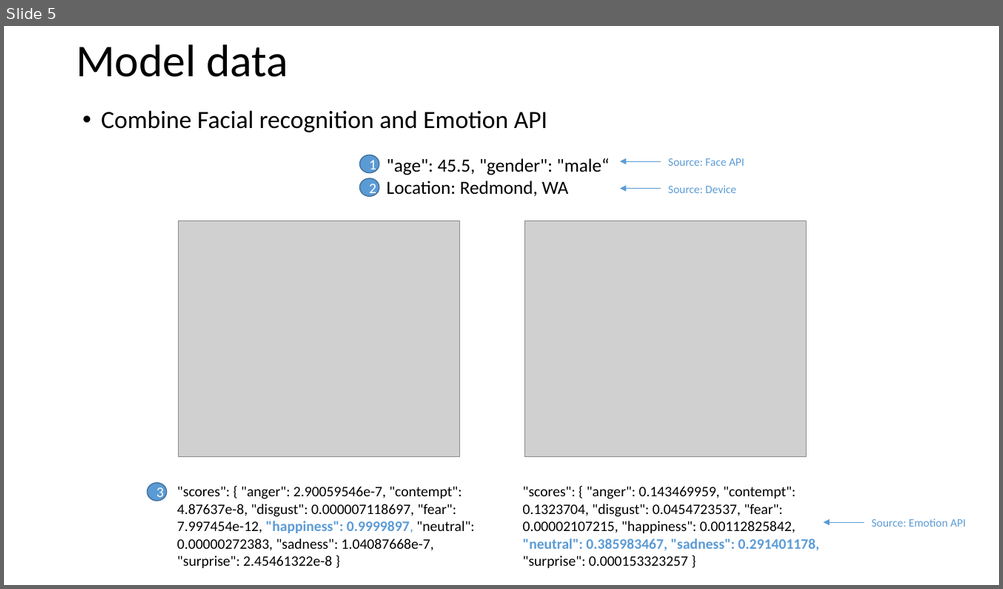
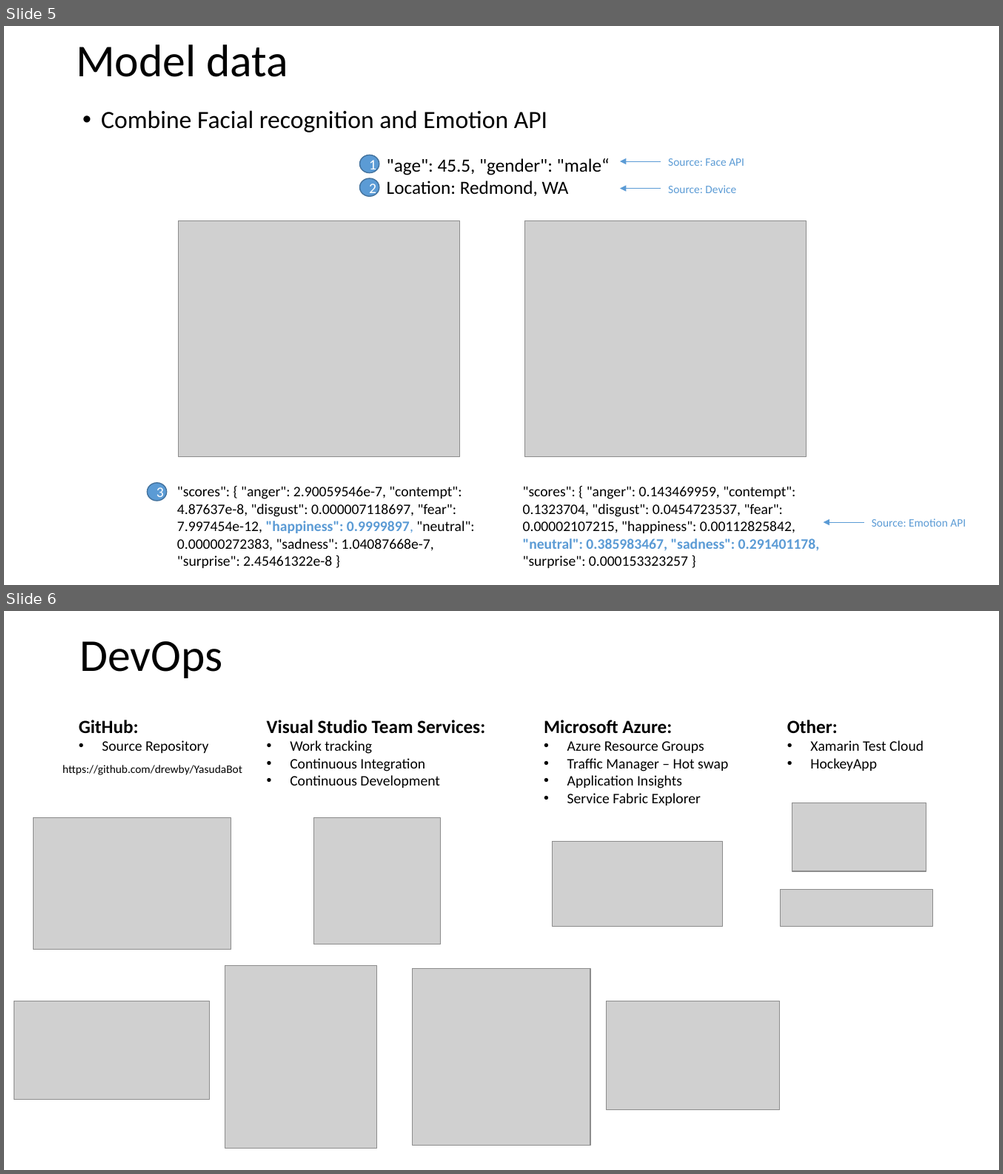
Before and after one commit to drewby/YasudaBot, a slide deck: docs/YasudaBot Overview.pptx. Shown one above the other, each under a label of ours: slide 5 before the commit, slides 5 and 6 after it. The pictures are 1003x589 and 1003x1174 pixels, drawn with LibreOffice and Linux fonts; fonts in the diff are those of the drawing; grey boxes stand for pictures. Boxes give left, top, right and bottom in pixels: in the first picture for what was removed or moved away, otherwise in the second. Text is boxed around its words. In the diff, an @@ line names an element or a change of style, - is before the commit and + after.

```diff
--- a/docs/YasudaBot Overview.pptx
+++ b/docs/YasudaBot Overview.pptx
@@ slide 6 added at [4, 611, 999, 1170], background #FFFFFF @@
@@ title added at [79, 641, 222, 678], 44 pt, text #000000 @@
+DevOps
@@ text added at [79, 720, 208, 753], 14 pt, text #000000 @@
+GitHub:
+• Source Repository
@@ text added at [267, 720, 485, 788], 14 pt, text #000000 @@
+Visual Studio Team Services:
+• Work tracking
+• Continuous Integration
+• Continuous Development
@@ text added at [543, 720, 728, 806], 14 pt, text #000000 @@
+Microsoft Azure:
+• Azure Resource Groups
+• Traffic Manager – Hot swap
+• Application Insights
+• Service Fabric Explorer
@@ text added at [787, 720, 923, 771], 14 pt, text #000000 @@
+Other:
+• Xamarin Test Cloud
+• HockeyApp
@@ text added at [62, 765, 242, 775], 11 pt, text #000000 @@
+https://github.com/drewby/YasudaBot
@@ picture added at [792, 803, 926, 871] @@
@@ picture added at [33, 817, 231, 950] @@
@@ picture added at [313, 817, 441, 945] @@
@@ picture added at [552, 842, 723, 926] @@
@@ picture added at [780, 890, 933, 926] @@
@@ picture added at [225, 965, 377, 1149] @@
@@ picture added at [413, 968, 590, 1146] @@
@@ picture added at [14, 1001, 209, 1099] @@
@@ picture added at [606, 1001, 780, 1111] @@
```
Also in this commit, not shown: 2 slides changed, 1 other slide added.
